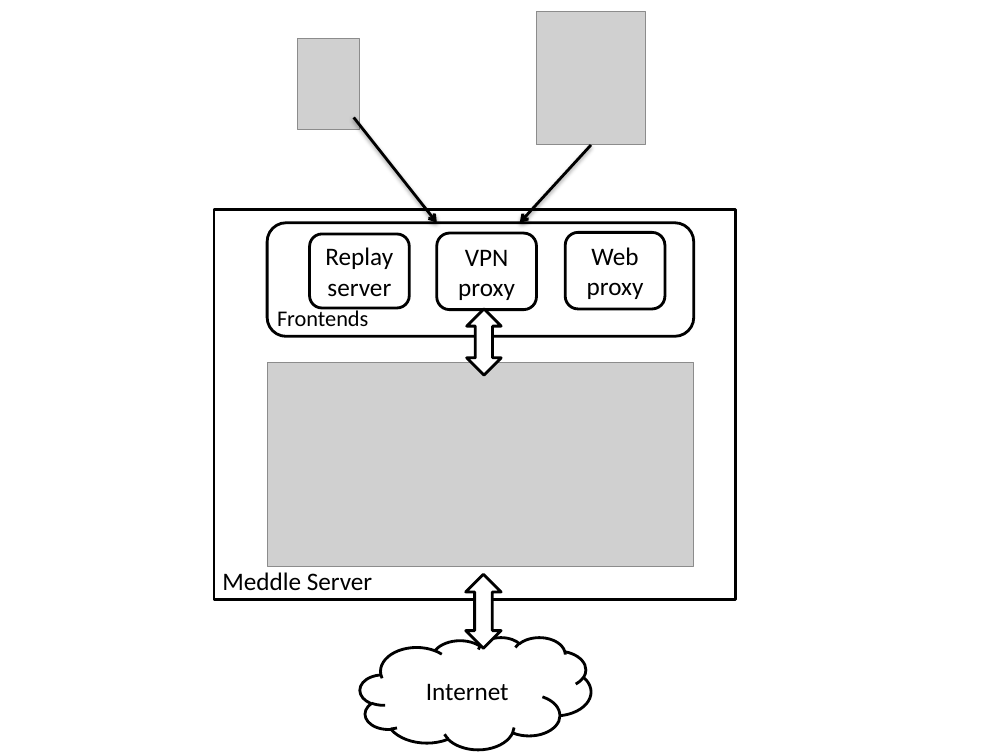
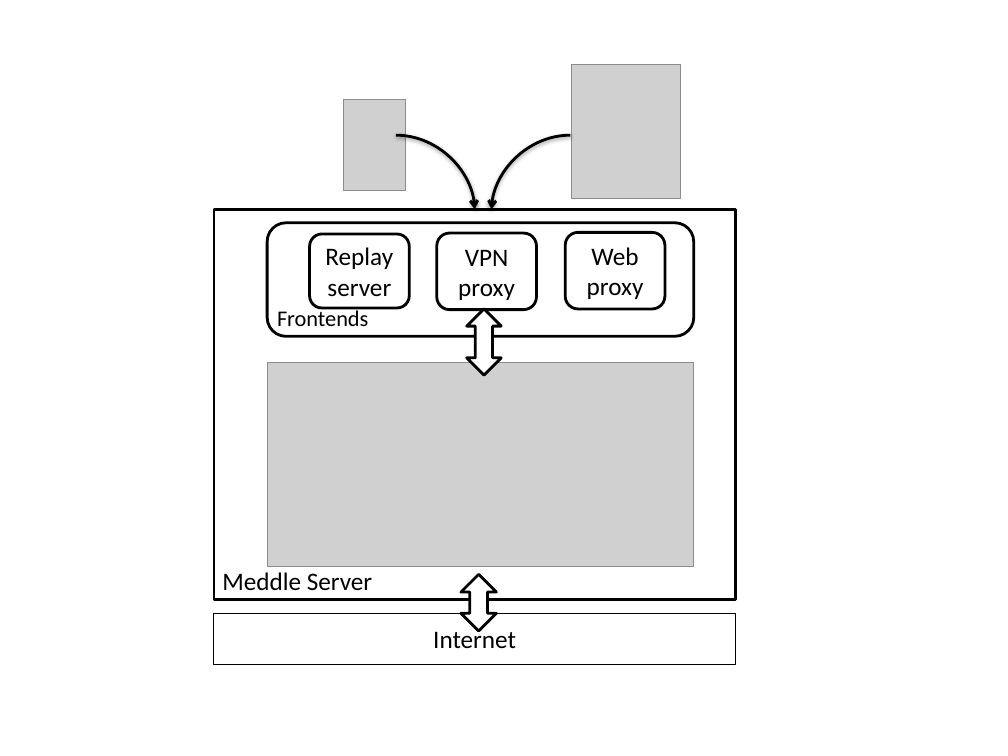
Before and after one commit to lianke123321/differentiation-detector-android, a slide deck: slide 1 of docs/mobisys-2014/figures/meddle-diagram.pptx. Drawn at 1008x756 pixels with LibreOffice and Linux fonts; fonts in the diff are those of the drawing; grey boxes stand for pictures. Boxes give left, top, right and bottom in pixels: in the first picture for what was removed or moved away, otherwise in the second. Text is boxed around its words. In the diff, an @@ line names an element or a change of style, - is before the commit and + after.

```diff
--- a/docs/mobisys-2014/figures/meddle-diagram.pptx
+++ b/docs/mobisys-2014/figures/meddle-diagram.pptx
@@ picture: place and size @@
-picture at (536,11,645,145)
+picture at (572,65,680,199)
@@ picture: place and size @@
-picture at (297,38,359,129)
+picture at (344,100,405,191)
@@ arrow removed from (354, 118) to (436, 223) @@
@@ curved arrow added from (396, 135) to (475, 210), #000000 2 pt @@
@@ curved arrow added from (571, 135) to (492, 210), #000000 2 pt @@
@@ arrow removed from (591, 145) to (520, 223) @@
@@ up down arrow: place and size @@
-up down arrow at (466,575,501,648)
+up down arrow at (461,575,496,631)
@@ rectangle "Internet": place and size @@
-rectangle "Internet" at (360,637,591,749)
+rectangle "Internet" at (214,613,735,664)
@@ rectangle "Internet" at (214,613,735,664): cloud to rectangle; fill #FFFFFF to none; outline #000000 2 pt to #000000 0.75 pt @@
```
Also in this commit, not shown: 10 other files.
